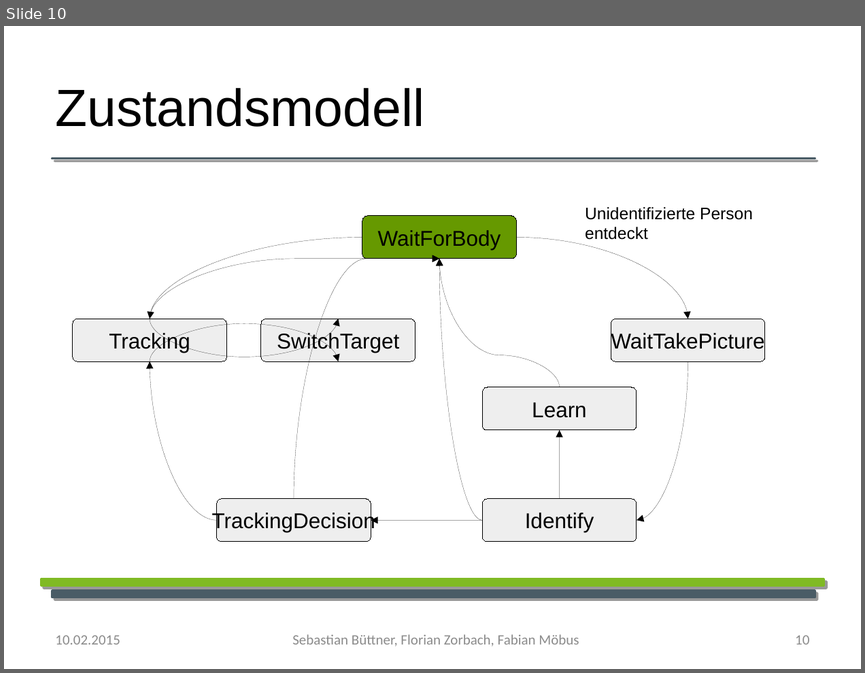
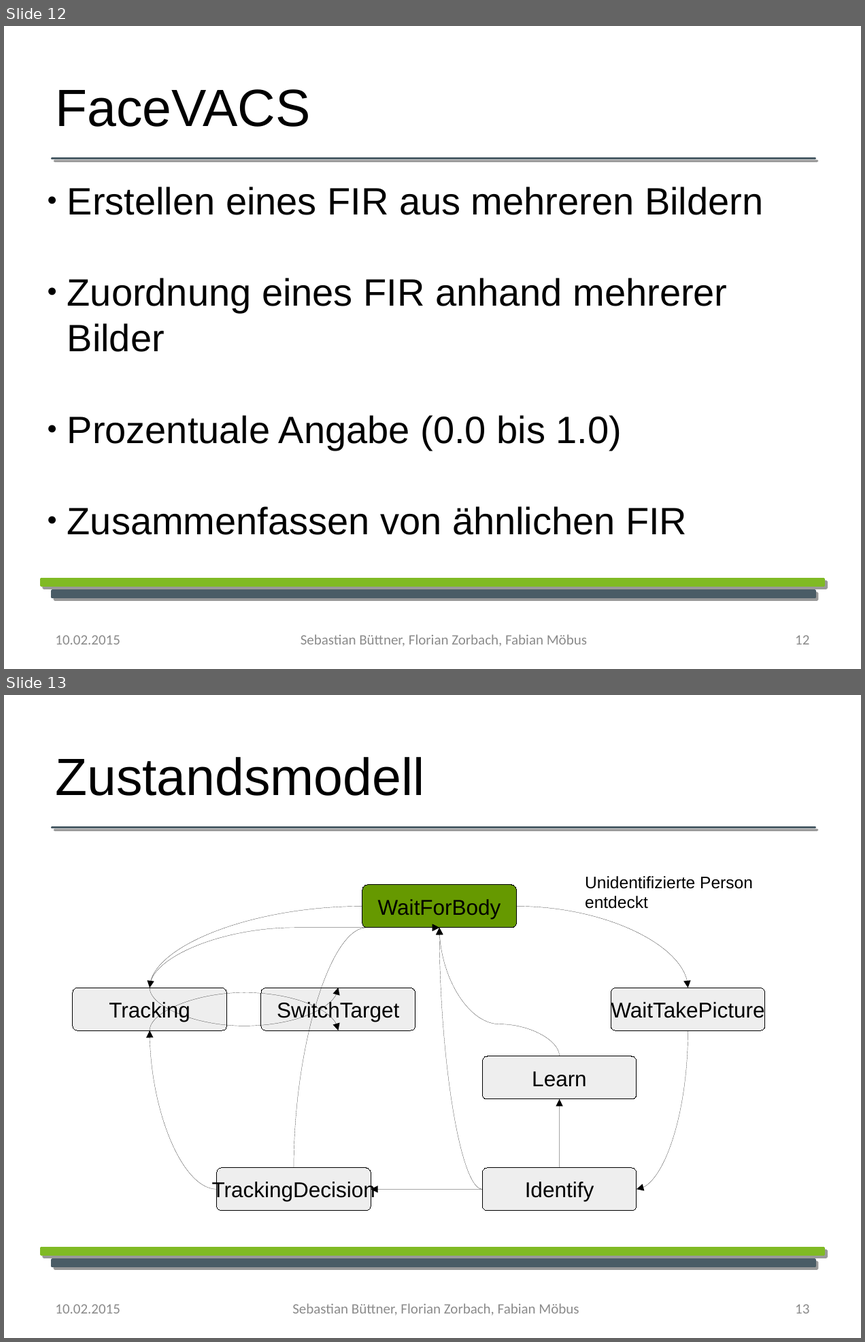
Before and after one commit to YoloSoftDE/YoloTrack, a slide deck: Documentation/Biometrie_praesentation.odp. Shown one above the other, each under a label of ours: slide 10 before the commit, slides 12 and 13 after it. The pictures are 865x673 and 865x1342 pixels, drawn with LibreOffice and Linux fonts; fonts in the diff are those of the drawing; background and template pictures are left out. Boxes give left, top, right and bottom in pixels: in the first picture for what was removed or moved away, otherwise in the second. Text is boxed around its words. In the diff, an @@ line names an element or a change of style, - is before the commit and + after.

```diff
--- a/Documentation/Biometrie_praesentation.odp
+++ b/Documentation/Biometrie_praesentation.odp
@@ slide 12 added at (4,26,861,669), background #FFFFFF; not listed: 3 template elements that a slide beside it also shows @@
@@ text added at (55,89,310,127), 44 pt, text #000000 @@
+FaceVACS
@@ subtitle added at (67,186,763,535), 32 pt, text #000000 @@
+● Erstellen eines FIR aus mehreren Bildern
+● Zuordnung eines FIR anhand mehrerer Bilder
+● Prozentuale Angabe (0.0 bis 1.0)
+● Zusammenfassen von ähnlichen FIR
@@ text added at (55,635,120,644), 12 pt, text #8B8B8B @@
+10.02.2015
@@ text added at (300,634,587,646), 12 pt, text #8B8B8B @@
+Sebastian Büttner, Florian Zorbach, Fabian Möbus
@@ page number added at (795,635,809,644), 12 pt, text #8B8B8B @@
+12
@@ what was slide 10 is now slide 13 @@
@@ page number at (795,1304,809,1313): text changed @@
-10
+13
```
Also in this commit, not shown: 13 slides changed, 2 other slides added.
